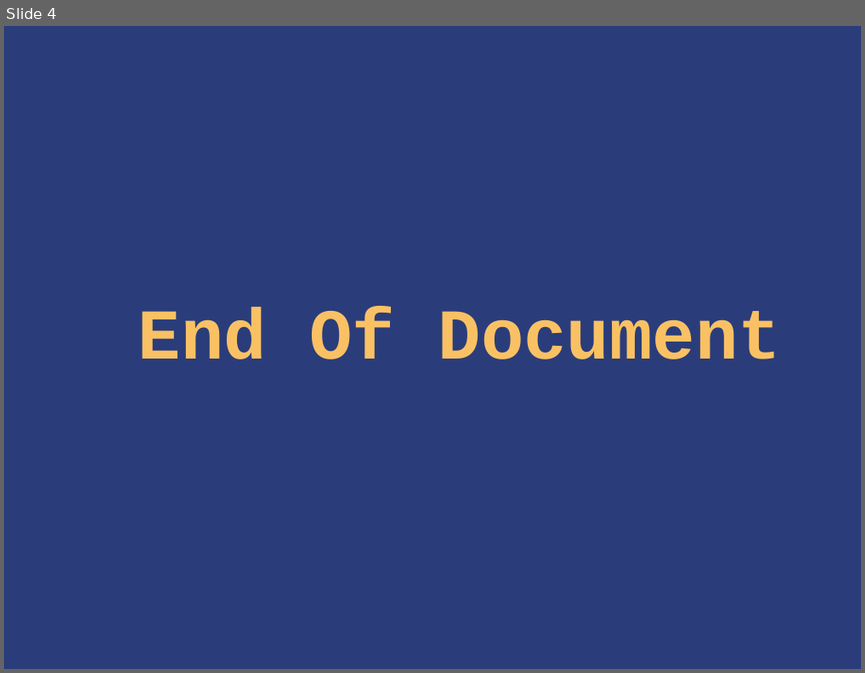
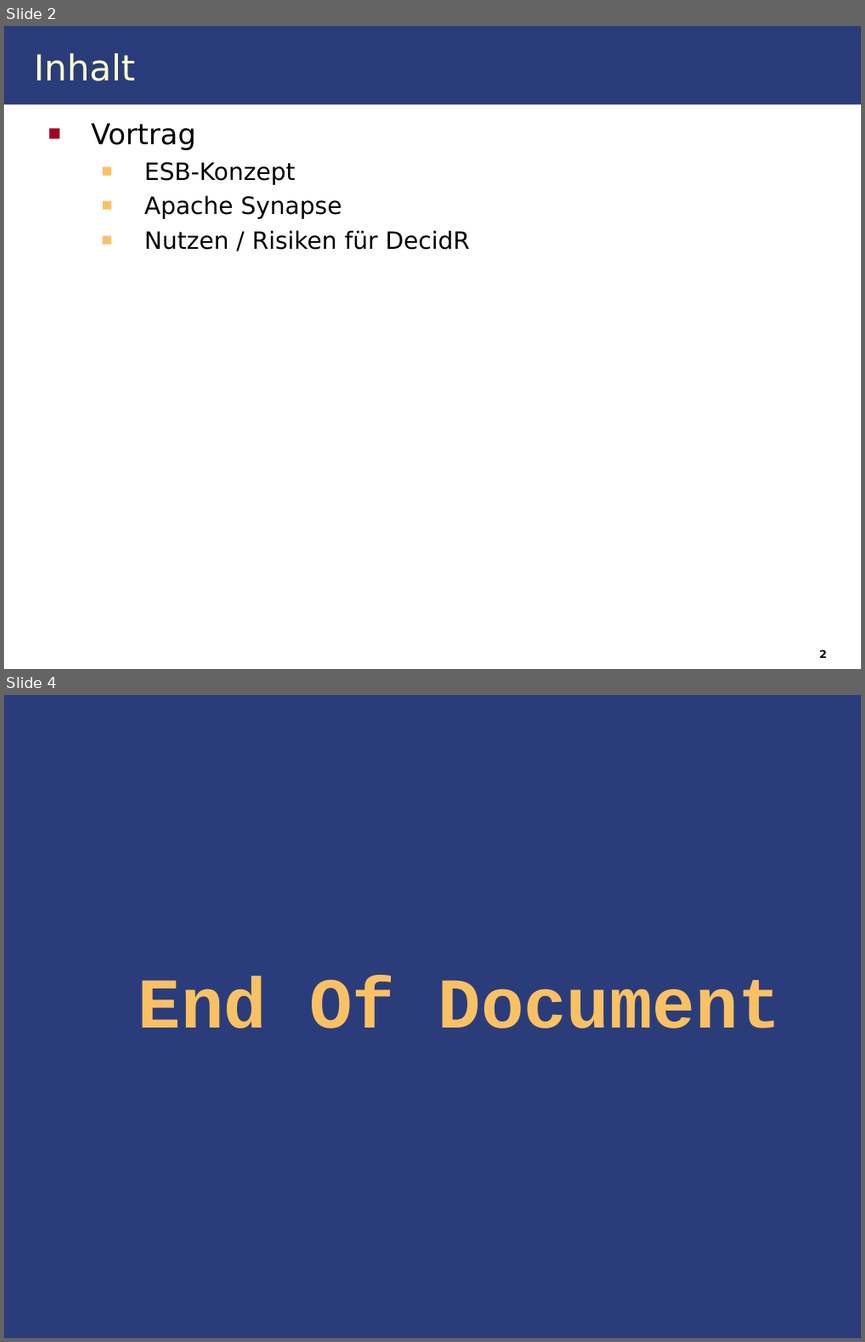
Before and after one commit to IAAS/decidr, a slide deck: seminars/dh/Enterprise Service Bus.ppt. Shown one above the other, each under a label of ours: slide 4 before the commit, slides 2 and 4 after it; the slides between them are not shown. The pictures are 865x673 and 865x1342 pixels, drawn with LibreOffice and Linux fonts; fonts in the diff are those of the drawing. Boxes give left, top, right and bottom in pixels: in the first picture for what was removed or moved away, otherwise in the second. Text is boxed around its words. In the diff, an @@ line names an element or a change of style, - is before the commit and + after.

```diff
--- a/seminars/dh/Enterprise Service Bus.ppt
+++ b/seminars/dh/Enterprise Service Bus.ppt
@@ slide 2 added at box(4, 26, 861, 669), background #FFFFFF @@
@@ rectangle added at box(4, 26, 861, 105), fill #2A3D7A @@
@@ title added at box(34, 53, 135, 81), 30 pt, text #FFFFCC @@
+Inhalt
@@ text added at box(91, 123, 470, 250), 20 pt, text #000000 @@
+■ Vortrag
+  ■ ESB-Konzept
+  ■ Apache Synapse
+  ■ Nutzen / Risiken für DecidR
@@ page number added at box(819, 649, 827, 658), 9 pt, text #000000, bold @@
+2
```
Also in this commit, not shown: 1 slide changed, 1 other slide added, 2 slides removed, 5 other files.
